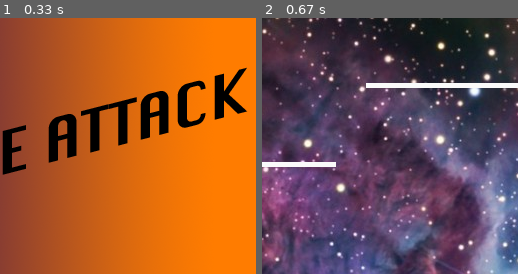
Above: before the commit, frames 1-2 (left to right).
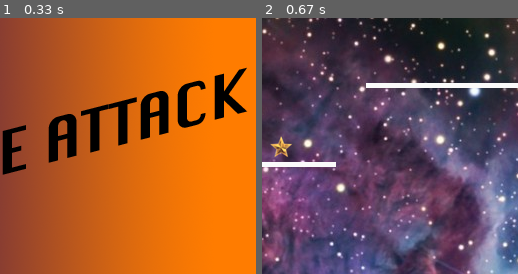
Above: after the commit, the same moments.

Repository: ezfe/Space-Attack
Game: pygame game, started from Space-Attack/main.py
Two runs of this game, one before a commit and one after it. Both use one fixed random seed, a clock stepped at 60 frames per second and the inputs below.
Inputs:
- Up to frame 1 (0.33 s): no input
- Up to frame 2 (0.67 s): tap Space at 0.33 s
The pictures show only the part of the screen within x 44-94%, y 12-62%; the shares and areas given below are measured in that part.

Frame 1 is identical in both runs. In frame 2, 0.3% of the frame differs, in the area x 3-12%, y 46-55%.

Commit message:
made some more awesome changes

Diff:
--- a/Space-Attack/main.py
+++ b/Space-Attack/main.py
@@ -57,6 +57,8 @@
         self.player2.color = (120,0,120)
         self.player2.draw()
 
+        self.goal = LevelGoal(230,180,50,50,self.spritegroup)
+
         for wall in self.level['walls']:
             self.wall = Wall(wall['x'],wall['y'],wall['width'],wall['height'],self.spritegroup)
             self.wall.color = (250,250,250)
@@ -72,6 +74,11 @@
     def setImage(self, image):
         self.image = pygame.image.load(image).convert()
         self.dirty = 1
+
+class LevelGoal(Actor):
+    def __init__(self, x, y, width, height, actor_list):
+        super().__init__(x, y, width, height, actor_list)
+        self.image = pygame.image.load("winstar.png").convert_alpha()
 
 class Player(Actor):
     xVelocity = 0
Binary file added: Space-Attack/winstar.png
Binary file added: winstar fullsize.png
